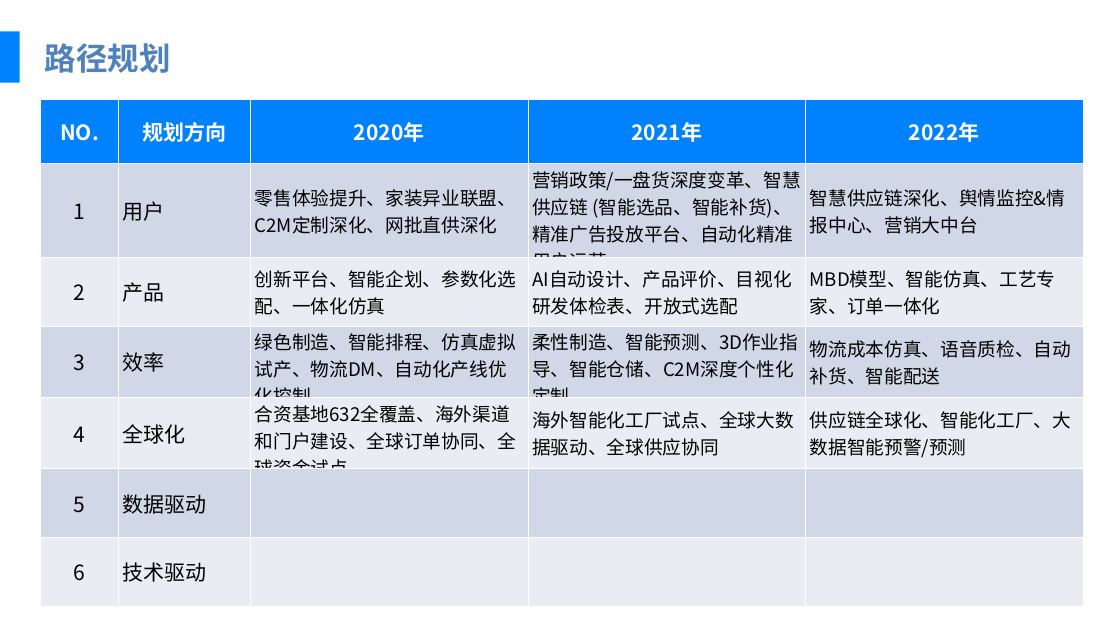
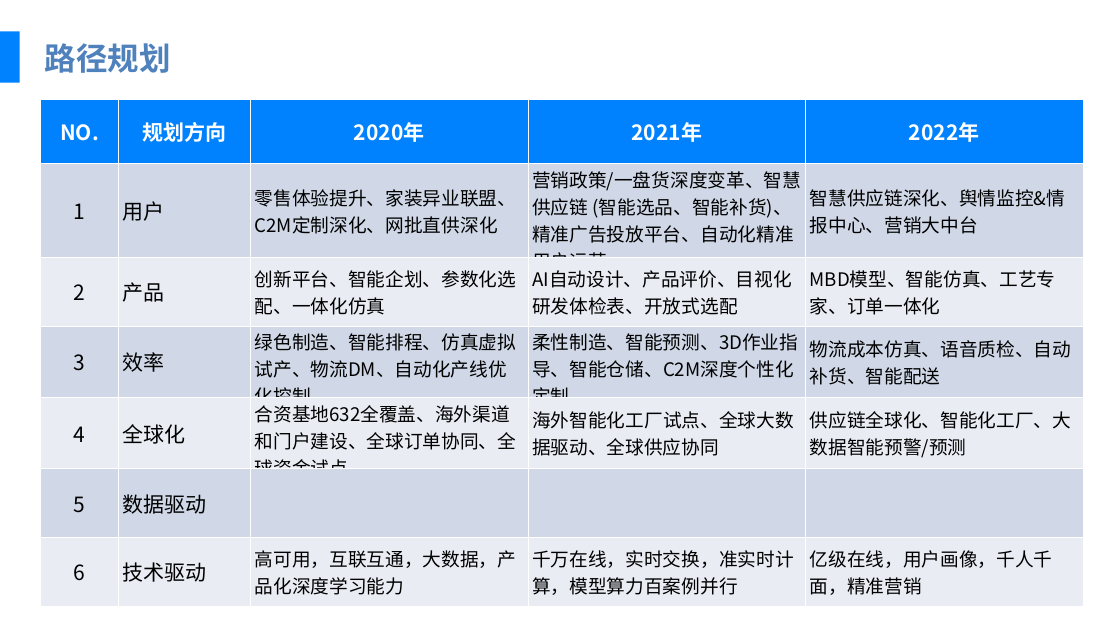
Before and after one commit to wapuboy/ha_how_to, a slide deck: slide 8 of 美的IT三年战略规划报告-20190830-先行.pptx (slide 2 before the commit). Drawn at 1120x630 pixels with LibreOffice and Linux fonts; fonts in the diff are those of the drawing; background and template pictures are left out. Boxes give left, top, right and bottom in pixels: in the first picture for what was removed or moved away, otherwise in the second. Text is boxed around its words. In the diff, an @@ line names an element or a change of style, - is before the commit and + after.

```diff
--- a/美的IT三年战略规划报告-20190830-先行.pptx
+++ b/美的IT三年战略规划报告-20190830-先行.pptx
@@ table at (41,99,1083,606) @@
-row 7: 6 | 技术驱动 |  |  | 
+row 7: 6 | 技术驱动 | 高可用，互联互通，大数据，产品化深度学习能力 | 千万在线，实时交换，准实时计算，模型算力百案例并行 | 亿级在线，用户画像，千人千面，精准营销
```
Also in this commit, not shown: 1 other slide changed, 7 slides added.
